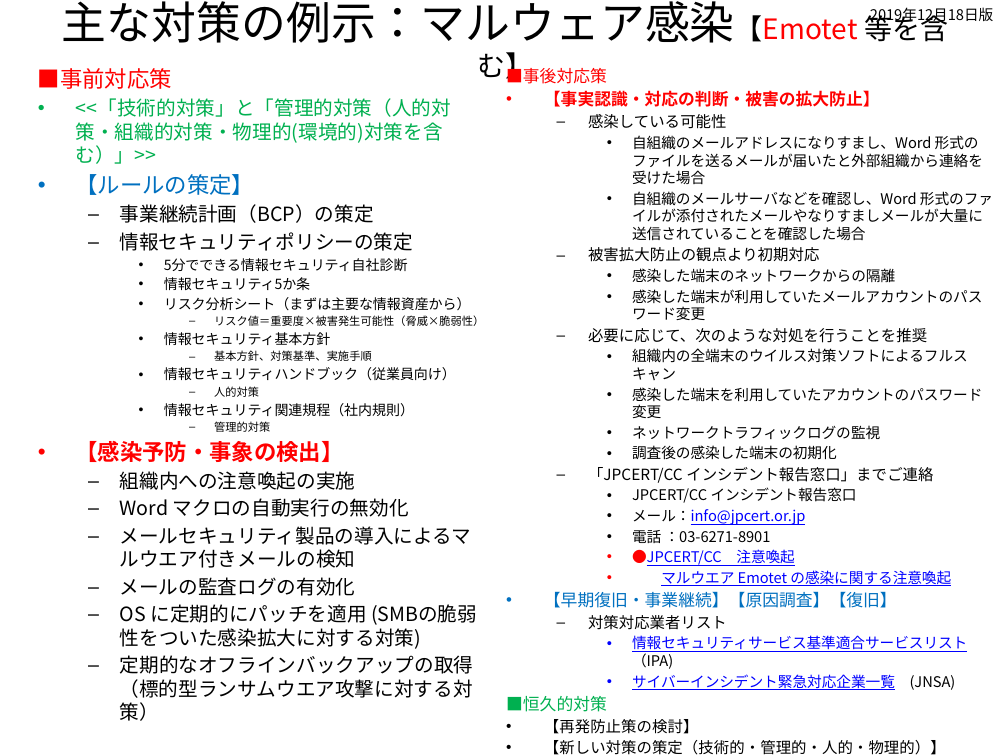
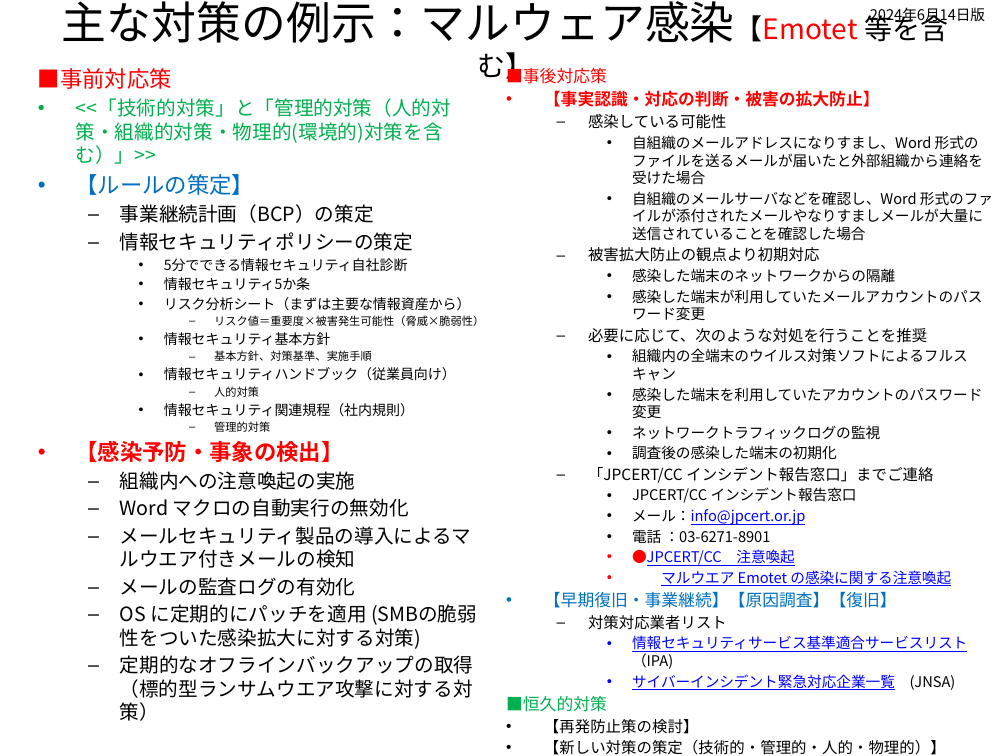
Before and after one commit to BlueMoon55/Presentation_Doc, a slide deck: slide 2 of Cyber/相談・届出先クイックリスト（張り紙用）.pptx. Drawn at 1008x756 pixels with LibreOffice and Linux fonts; fonts in the diff are those of the drawing. Boxes give left, top, right and bottom in pixels: in the first picture for what was removed or moved away, otherwise in the second. Text is boxed around its words. In the diff, an @@ line names an element or a change of style, - is before the commit and + after.

```diff
--- a/Cyber/相談・届出先クイックリスト（張り紙用）.pptx
+++ b/Cyber/相談・届出先クイックリスト（張り紙用）.pptx
@@ text at (870, 7, 985, 24): text changed @@
-2019年12月18日版
+2024年6月14日版
```
Also in this commit, not shown: 2 other slides changed, 1 other file.
